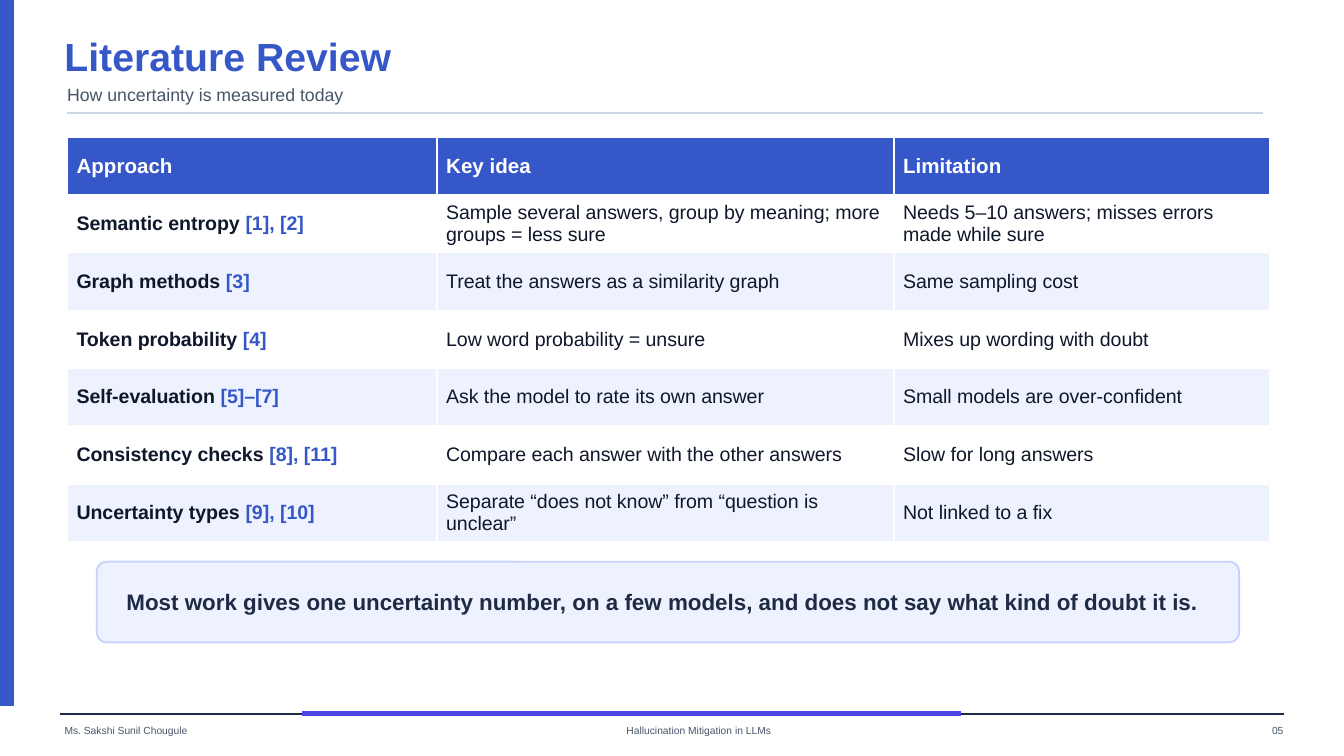
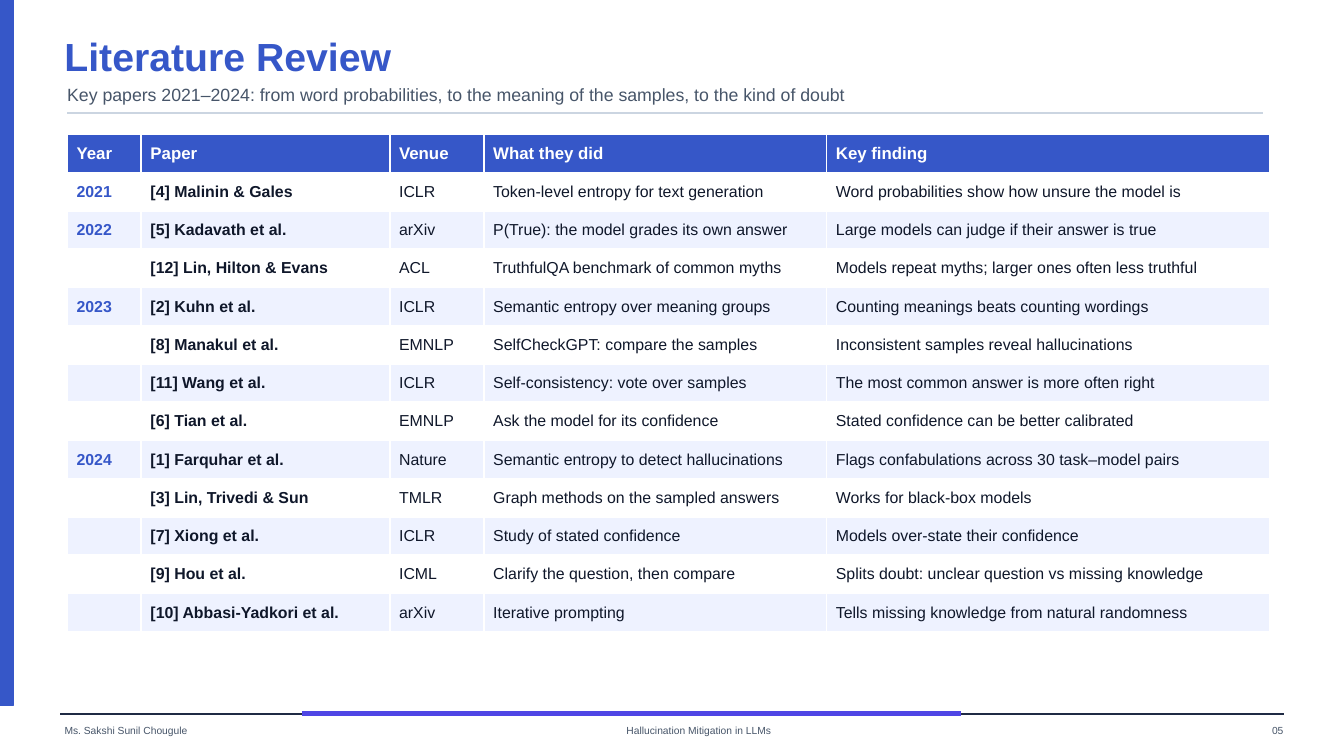
Before and after one commit to Hemant-Shashikant-Yadav/LLM-Hallucination, a slide deck: slide 5 of uncertainty/presentation/Phase1_Uncertainty_Study.pptx. Drawn at 1344x756 pixels with LibreOffice and Linux fonts; fonts in the diff are those of the drawing. Boxes give left, top, right and bottom in pixels: in the first picture for what was removed or moved away, otherwise in the second. Text is boxed around its words. In the diff, an @@ line names an element or a change of style, - is before the commit and + after.

```diff
--- a/uncertainty/presentation/Phase1_Uncertainty_Study.pptx
+++ b/uncertainty/presentation/Phase1_Uncertainty_Study.pptx
@@ text at [67, 88, 844, 105]: text changed @@
-How uncertainty is measured today
+Key papers 2021–2024: from word probabilities, to the meaning of the samples, to the kind of doubt
@@ table at [67, 134, 1270, 633] @@
-Approach | Key idea | Limitation
-Semantic entropy [1], [2] | Sample several answers, group by meaning; more groups = less sure | Needs 5–10 answers; misses errors made while sure
-Graph methods [3] | Treat the answers as a similarity graph | Same sampling cost
-Token probability [4] | Low word probability = unsure | Mixes up wording with doubt
-Self-evaluation [5]–[7] | Ask the model to rate its own answer | Small models are over-confident
-Consistency checks [8], [11] | Compare each answer with the other answers | Slow for long answers
-Uncertainty types [9], [10] | Separate “does not know” from “question is unclear” | Not linked to a fix
+Year | Paper | Venue | What they did | Key finding
+2021 | [4] Malinin & Gales | ICLR | Token-level entropy for text generation | Word probabilities show how unsure the model is
+2022 | [5] Kadavath et al. | arXiv | P(True): the model grades its own answer | Large models can judge if their answer is true
+ | [12] Lin, Hilton & Evans | ACL | TruthfulQA benchmark of common myths | Models repeat myths; larger ones often less truthful
+2023 | [2] Kuhn et al. | ICLR | Semantic entropy over meaning groups | Counting meanings beats counting wordings
+ | [8] Manakul et al. | EMNLP | SelfCheckGPT: compare the samples | Inconsistent samples reveal hallucinations
+ | [11] Wang et al. | ICLR | Self-consistency: vote over samples | The most common answer is more often right
+ | [6] Tian et al. | EMNLP | Ask the model for its confidence | Stated confidence can be better calibrated
+2024 | [1] Farquhar et al. | Nature | Semantic entropy to detect hallucinations | Flags confabulations across 30 task–model pairs
+ | [3] Lin, Trivedi & Sun | TMLR | Graph methods on the sampled answers | Works for black-box models
+ | [7] Xiong et al. | ICLR | Study of stated confidence | Models over-state their confidence
+ | [9] Hou et al. | ICML | Clarify the question, then compare | Splits doubt: unclear question vs missing knowledge
+ | [10] Abbasi-Yadkori et al. | arXiv | Iterative prompting | Tells missing knowledge from natural randomness
@@ rounded rectangle removed at [97, 562, 1239, 642] @@
-Most work gives one uncertainty number, on a few models, and does not say what kind of doubt it is.
```
Also in this commit, not shown: 9 other slides changed, 1 slide removed, 3 other files.
